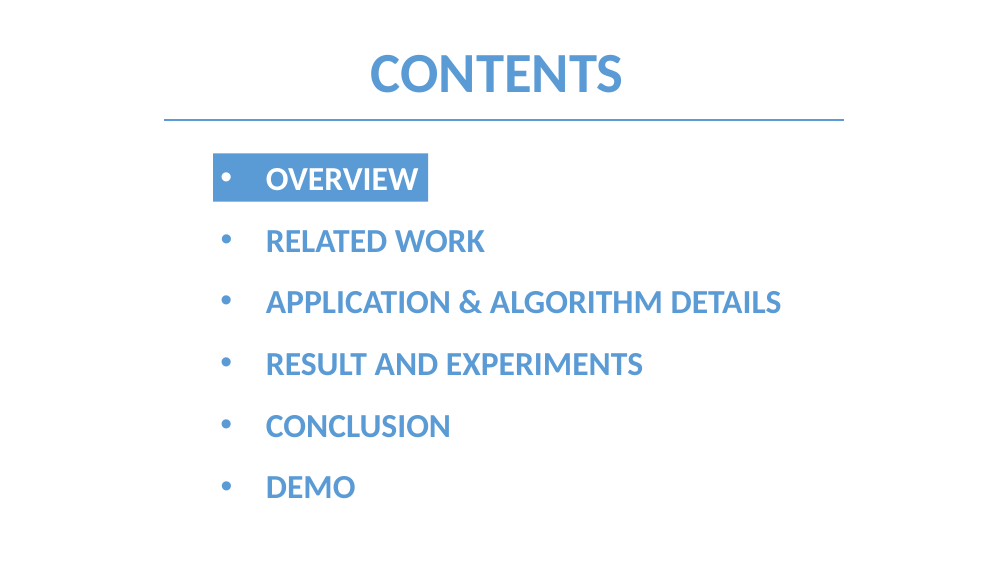
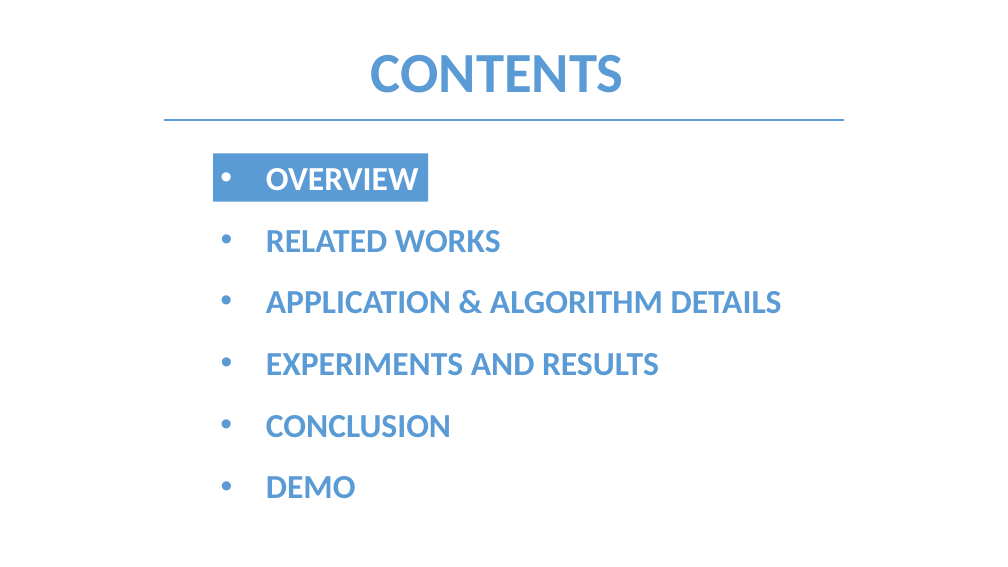
Before and after one commit to bee-lullaby/FinalProject, a slide deck: slide 3 of Documents/FUTimetabling_Presentation_Ver4.pptx. Drawn at 1008x567 pixels with LibreOffice and Linux fonts; fonts in the diff are those of the drawing. Boxes give left, top, right and bottom in pixels: in the first picture for what was removed or moved away, otherwise in the second. Text is boxed around its words. In the diff, an @@ line names an element or a change of style, - is before the commit and + after.

```diff
--- a/Documents/FUTimetabling_Presentation_Ver4.pptx
+++ b/Documents/FUTimetabling_Presentation_Ver4.pptx
@@ text at [266, 230, 501, 252]: text changed @@
-• RELATED WORK
+• RELATED WORKS
@@ text at [266, 353, 659, 375]: text changed @@
-• RESULT AND EXPERIMENTS
+• EXPERIMENTS AND RESULTS
```
Also in this commit, not shown: 24 other slides changed, 1 slide added, 4 other files.
